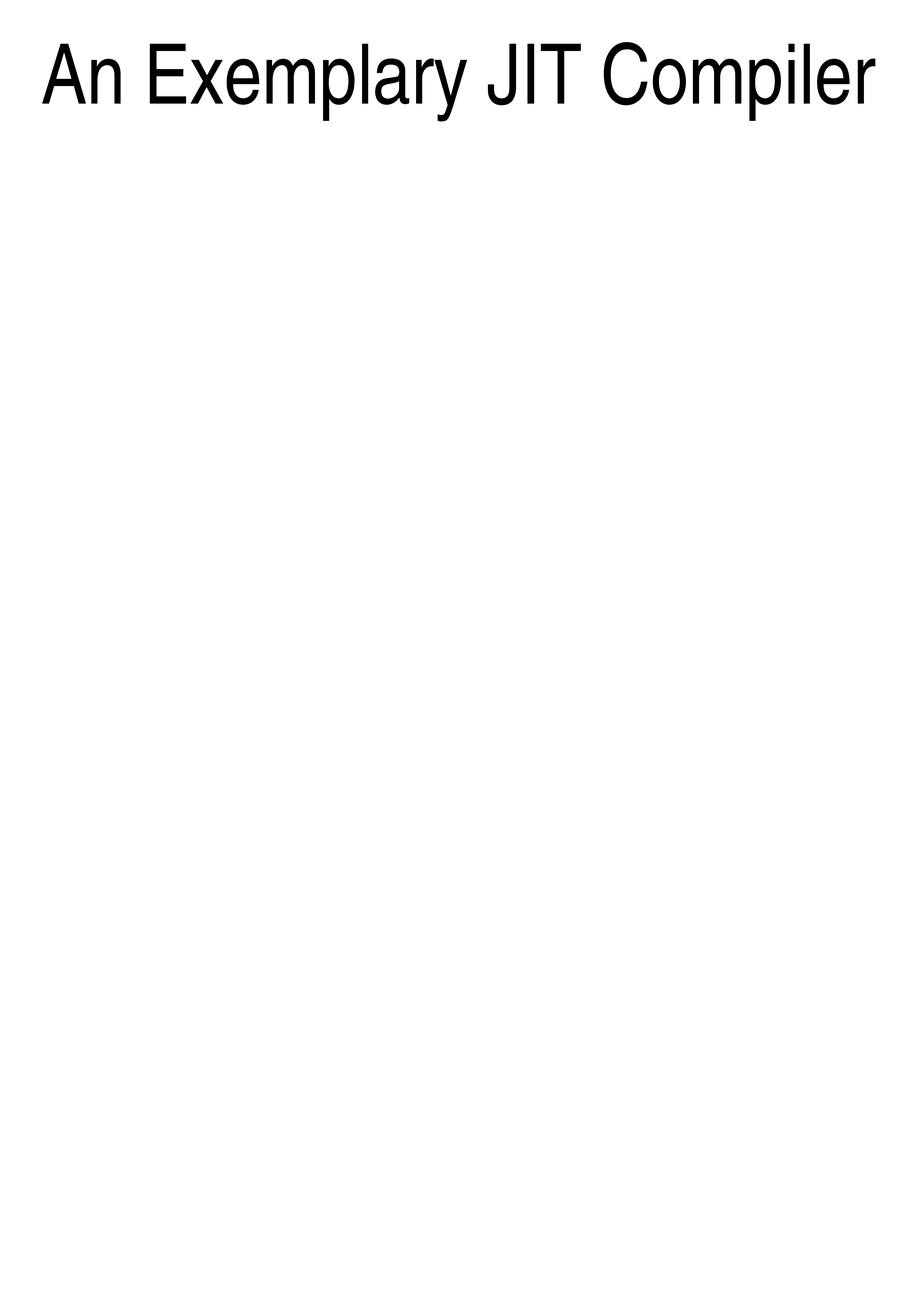
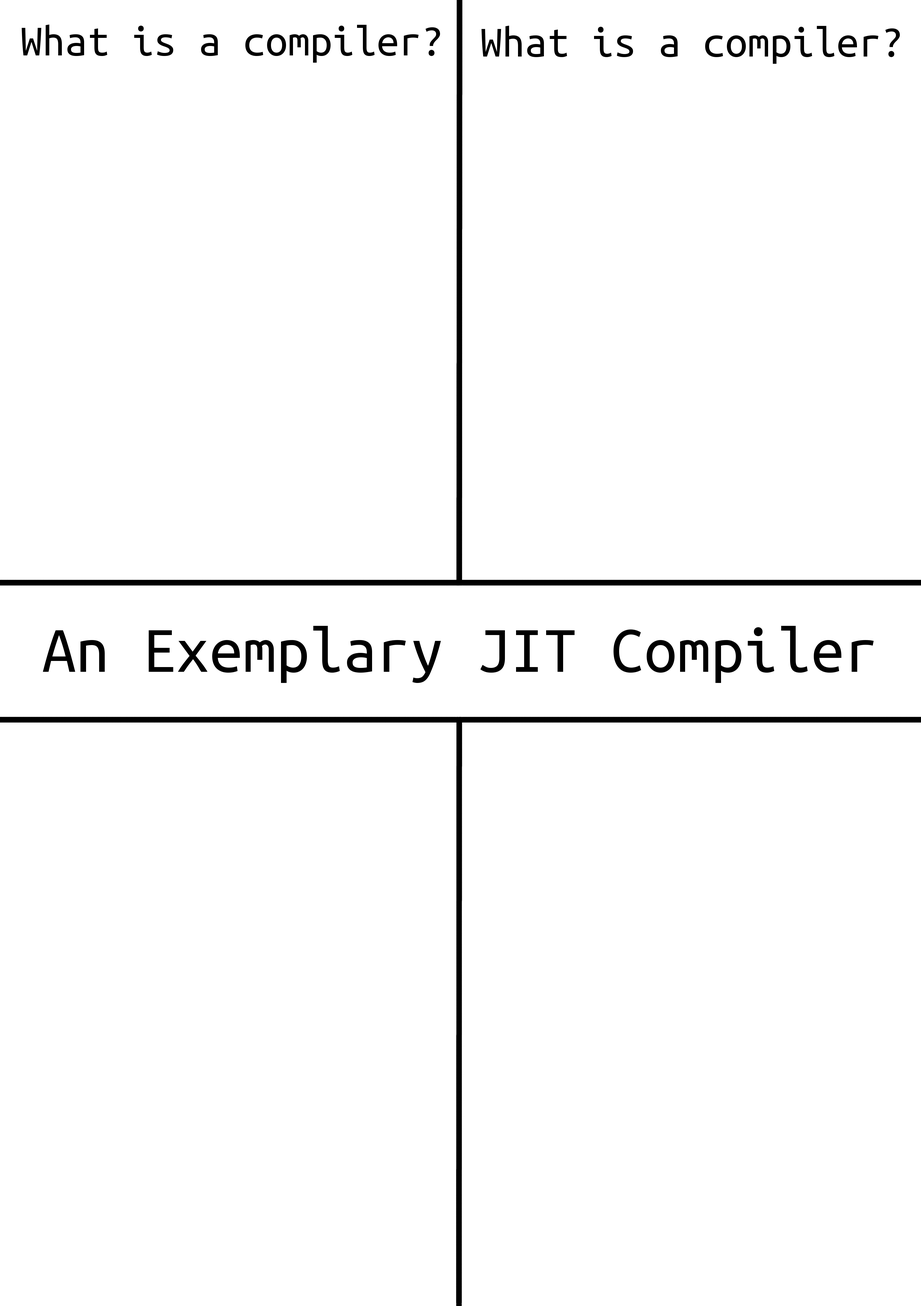
Revision of a layered w=921, h=1306 image; what changed, layer by layer:
added layer "Lines" above "An Exemplary JIT Compiler" over [0, 0, 921, 1306]
painted on "An Exemplary JIT Compiler" over [42, 42, 876, 684]
added layer "What is a compiler? #1" above "What is a compiler?" over [481, 25, 901, 64]
added layer "What is a compiler?" above "Background" over [21, 24, 441, 63]
